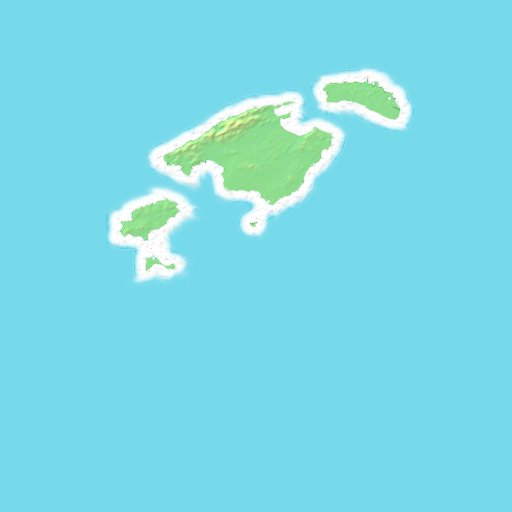
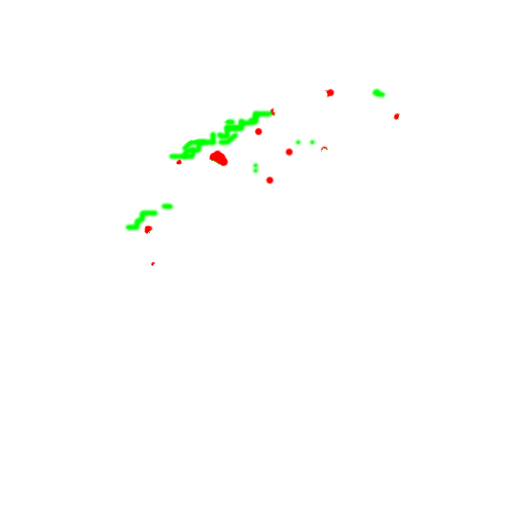
Layered file, before and after one edit (w=512, h=512). Changes by layer:
added group "alpha2" with 3 layers above "aplha" over [116,76,402,271]
added layer "montañas" in group "alpha2" over [123,86,401,266]
added layer "ciudades" in group "alpha2" over [143,88,401,266]
hid "Layer 1" over [0,0,512,512]
